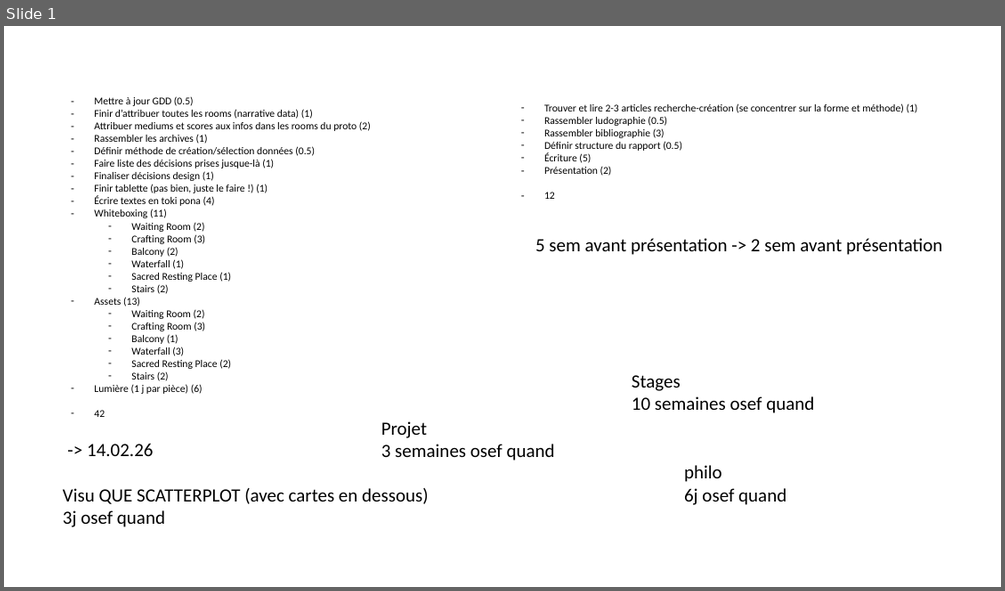
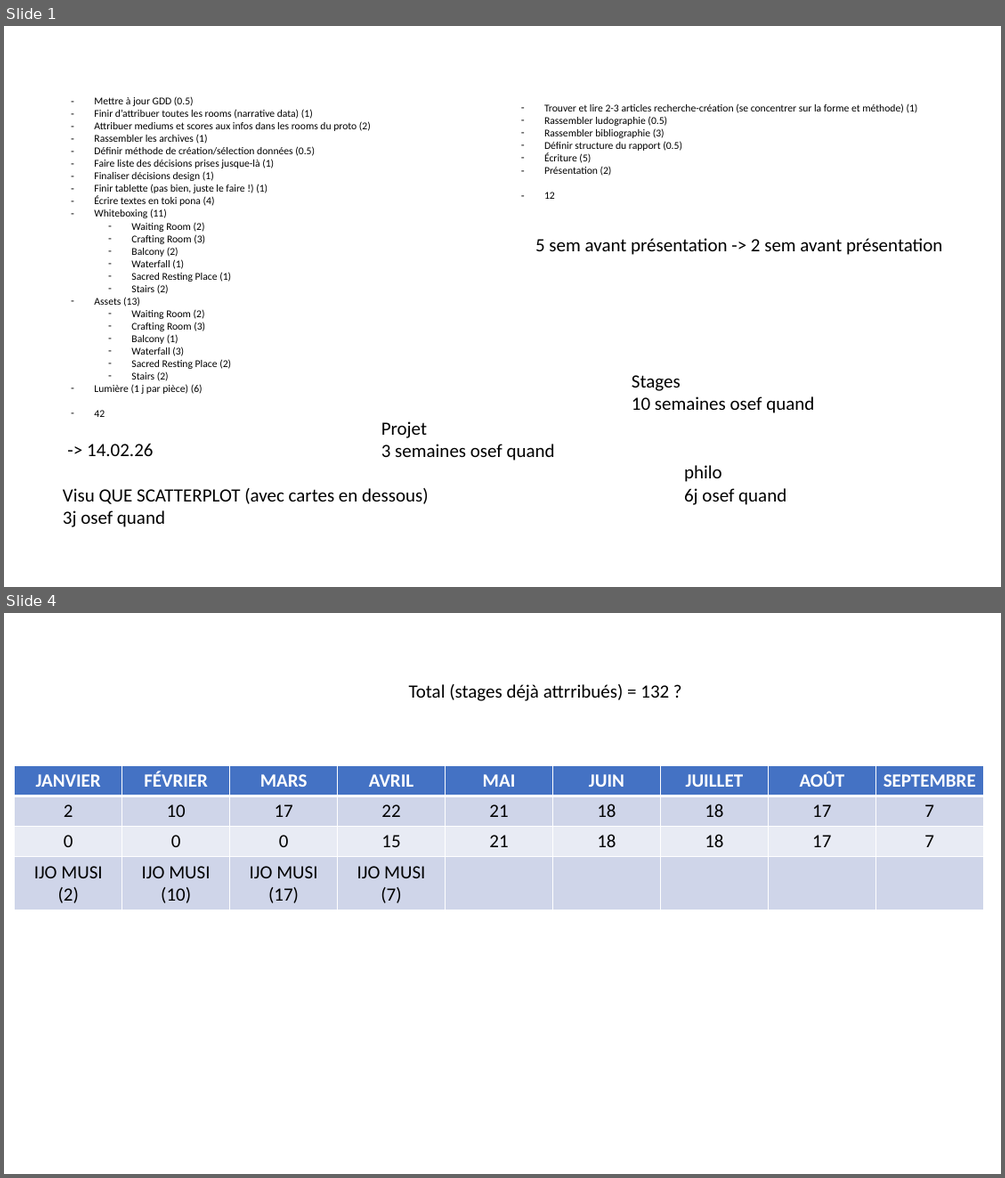
Before and after one commit to Tchetchouille/ijo-musi, a slide deck: Planning/Planning.pptx. Shown one above the other, each under a label of ours: slide 1 before the commit, slides 1 and 4 after it; the slides between them are not shown. The pictures are 1005x591 and 1005x1178 pixels, drawn with LibreOffice and Linux fonts; fonts in the diff are those of the drawing. Boxes give left, top, right and bottom in pixels: in the first picture for what was removed or moved away, otherwise in the second. Text is boxed around its words. In the diff, an @@ line names an element or a change of style, - is before the commit and + after.

```diff
--- a/Planning/Planning.pptx
+++ b/Planning/Planning.pptx
@@ slide 4 added at (4, 613, 1001, 1174), background #FFFFFF @@
@@ text added at (409, 684, 669, 701), 18 pt, text #000000 @@
+Total (stages déjà attrribués) = 132 ?
@@ table added at (15, 765, 984, 909), 4 rows, 9 columns @@
+JANVIER | FÉVRIER | MARS | AVRIL | MAI | JUIN | JUILLET | AOÛT | SEPTEMBRE
+2 | 10 | 17 | 22 | 21 | 18 | 18 | 17 | 7
+0 | 0 | 0 | 15 | 21 | 18 | 18 | 17 | 7
+IJO MUSI (2) | IJO MUSI (10) | IJO MUSI (17) | IJO MUSI (7) |  |  |  |  | 
```
Also in this commit, not shown: 2 other slides added, 5 other files.
